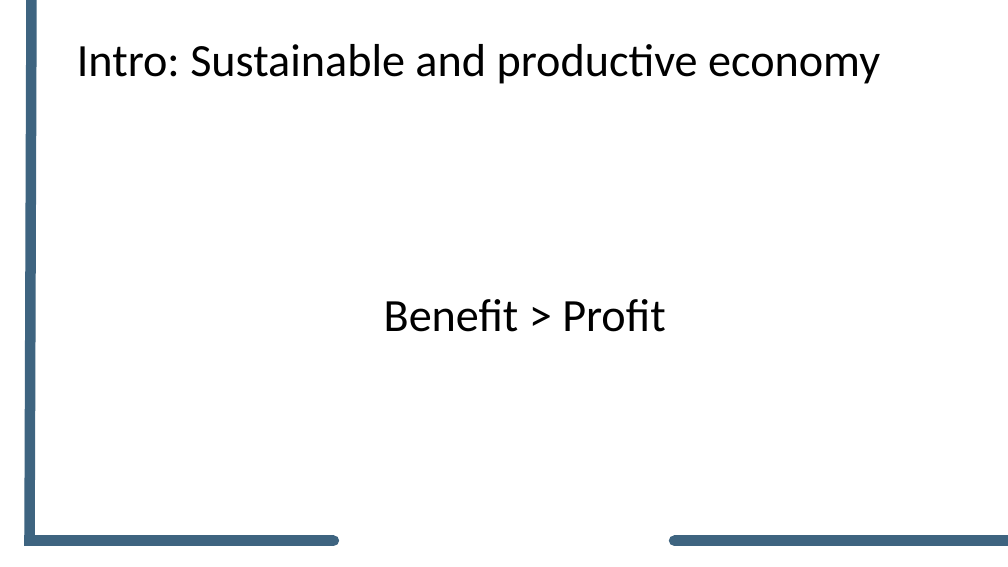
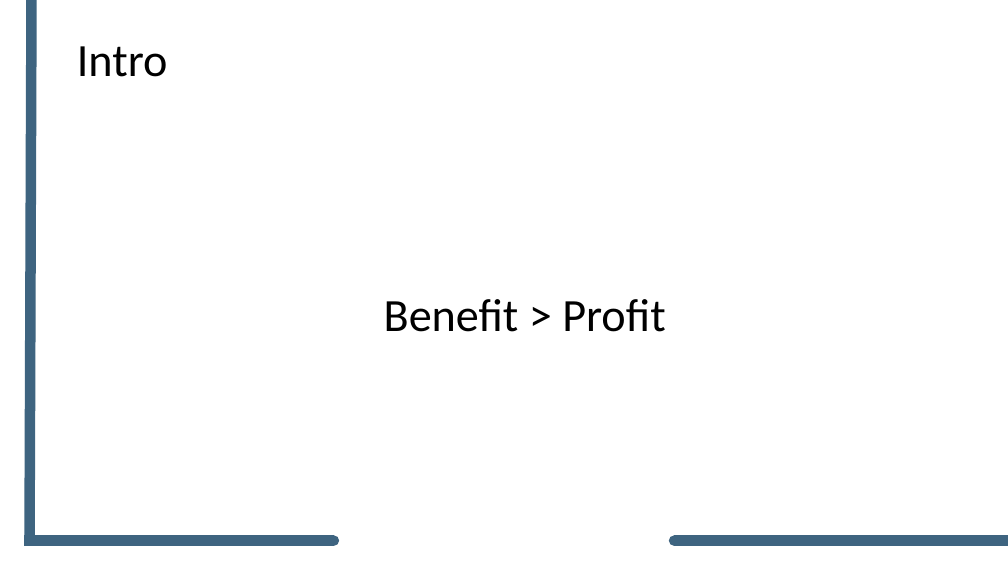
Before and after one commit to forCrowd/WealthFramework, a slide deck: slide 1 of SolutionItems/Documents/Connect2Effect/Presentation.pptx. Drawn at 1008x567 pixels with LibreOffice and Linux fonts; fonts in the diff are those of the drawing; background and template pictures are left out. Boxes give left, top, right and bottom in pixels: in the first picture for what was removed or moved away, otherwise in the second. Text is boxed around its words. In the diff, an @@ line names an element or a change of style, - is before the commit and + after.

```diff
--- a/SolutionItems/Documents/Connect2Effect/Presentation.pptx
+++ b/SolutionItems/Documents/Connect2Effect/Presentation.pptx
@@ title at [77,46,168,77]: text changed @@
-Intro: Sustainable and productive economy
+Intro
```
Also in this commit, not shown: 3 other slides changed, 7 other files.
